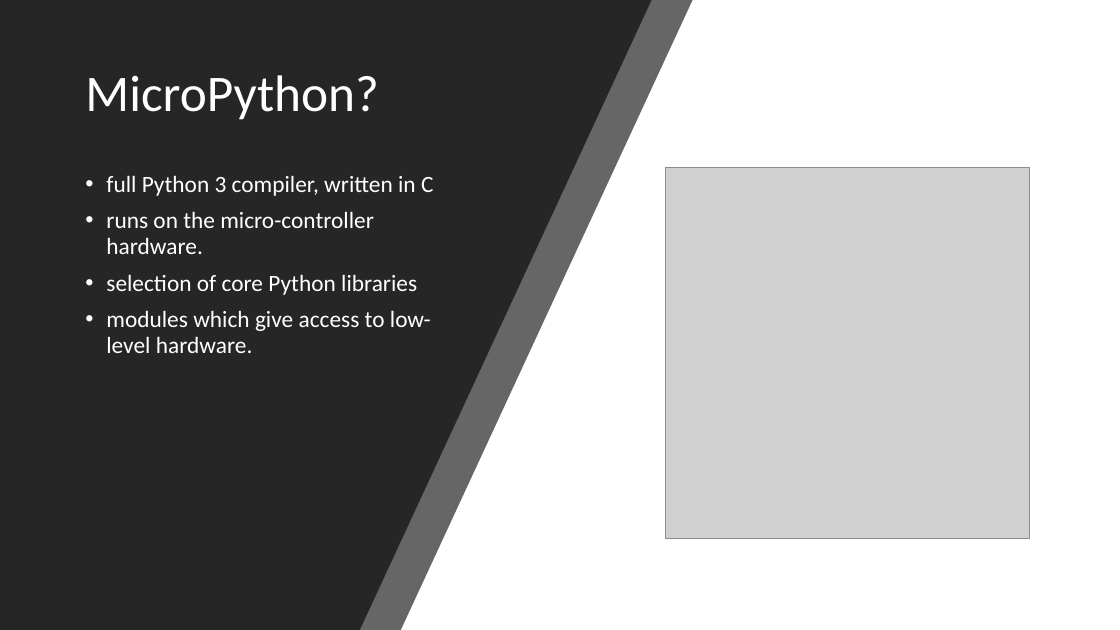
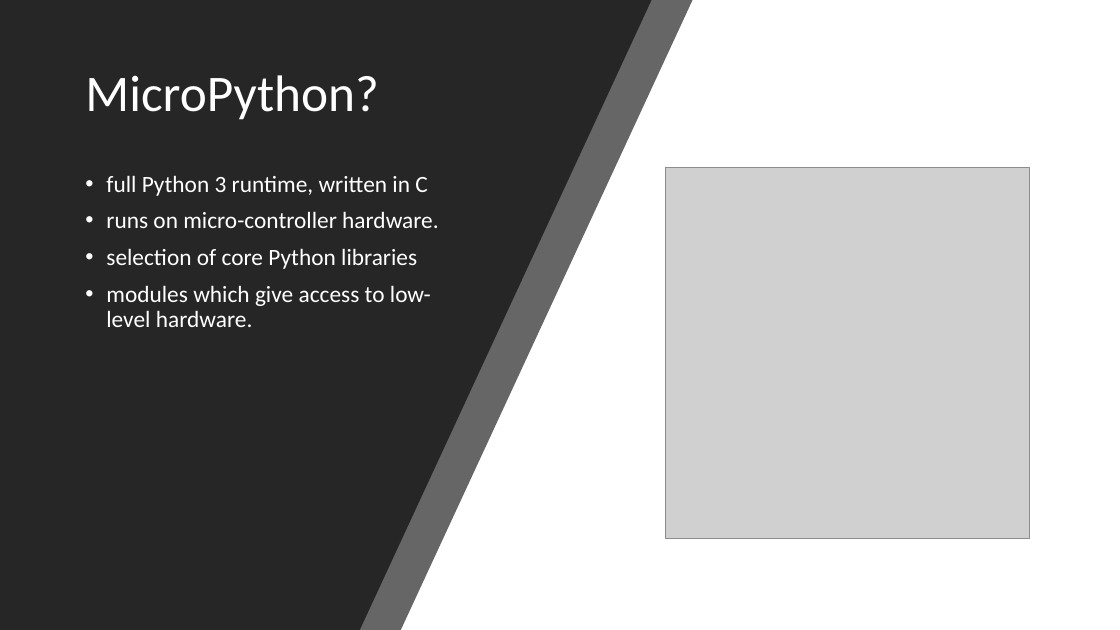
Before and after one commit to MEET-microbit-project/microbit-macau, a slide deck: slide 7 of Session 1 - Programing with Python/Programing with Python 101.pptx. Drawn at 1120x630 pixels with LibreOffice and Linux fonts; fonts in the diff are those of the drawing; grey boxes stand for pictures. Boxes give left, top, right and bottom in pixels: in the first picture for what was removed or moved away, otherwise in the second. Text is boxed around its words. In the diff, an @@ line names an element or a change of style, - is before the commit and + after.

Commit message:
Correct mistake: MicroPython is a runtime.

```diff
--- a/Session 1 - Programing with Python/Programing with Python 101.pptx
+++ b/Session 1 - Programing with Python/Programing with Python 101.pptx
@@ text at box(106, 175, 438, 228): text changed @@
-• full Python 3 compiler, written in C
-• runs on the micro-controller hardware.
+• full Python 3 runtime, written in C
+• runs on micro-controller hardware.
```
